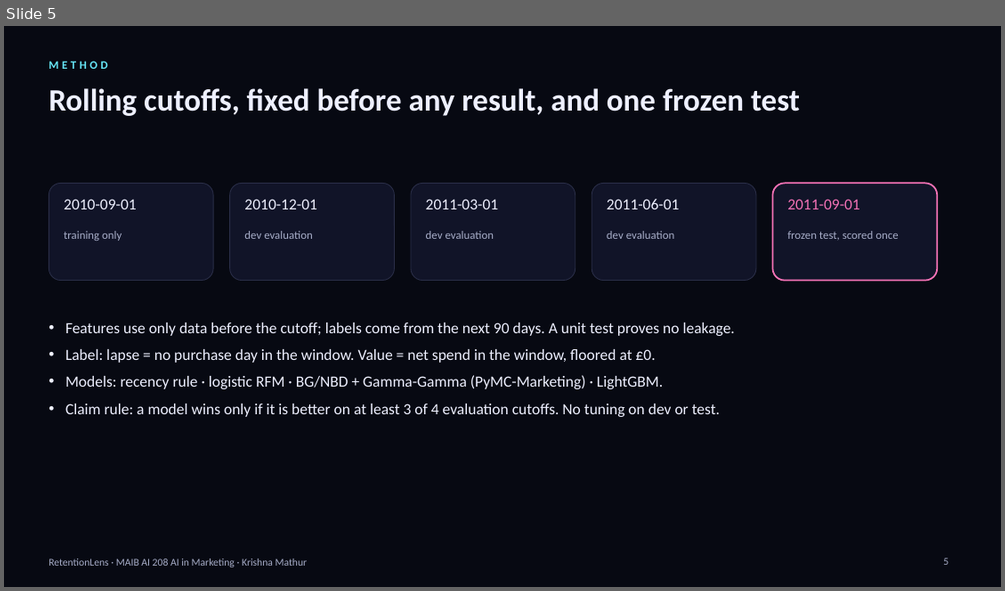
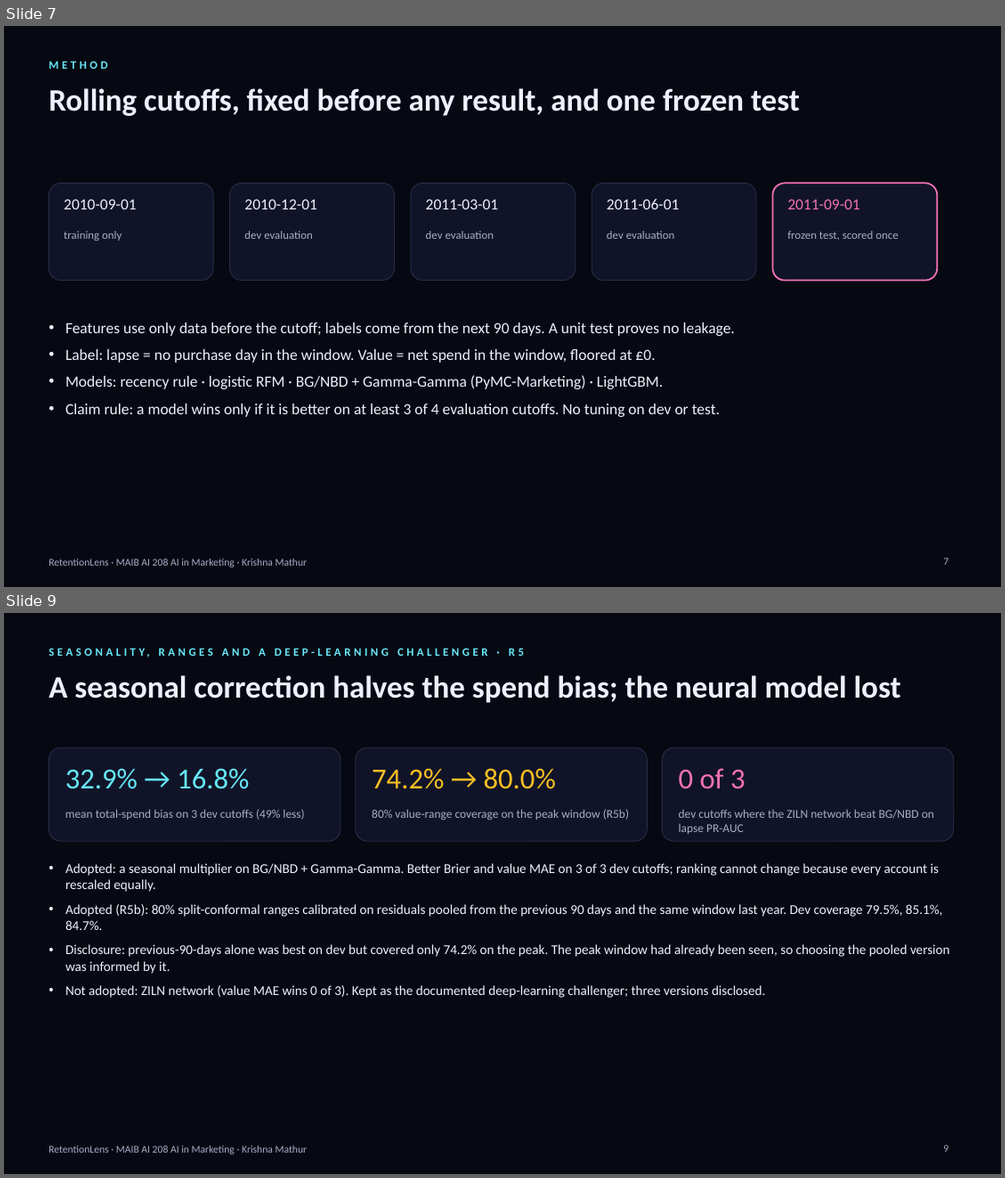
Before and after one commit to krish2105/Retention-Lens-AI-in-Marketing-, a slide deck: submissions/RetentionLens_Presentation.pptx. Shown one above the other, each under a label of ours: slide 5 before the commit, slides 7 and 9 after it; the slides between them are not shown. The pictures are 1005x591 and 1005x1178 pixels, drawn with LibreOffice and Linux fonts; fonts in the diff are those of the drawing. Boxes give left, top, right and bottom in pixels: in the first picture for what was removed or moved away, otherwise in the second. Text is boxed around its words. In the diff, an @@ line names an element or a change of style, - is before the commit and + after.

```diff
--- a/submissions/RetentionLens_Presentation.pptx
+++ b/submissions/RetentionLens_Presentation.pptx
@@ slide 9 added at box(4, 613, 1001, 1174), background #070912; not listed: 1 template element that a slide beside it also shows @@
@@ text added at box(66, 648, 73, 656), 11 pt, text #67E8F9, bold @@
+SEASONALITY, RANGES AND A DEEP-LEARNING CHALLENGER · R5
@@ text added at box(48, 675, 901, 703), 30 pt, text #EEF0FF, bold @@
+A seasonal correction halves the spend bias; the neural model lost
@@ rounded rectangle added at box(48, 747, 340, 841), fill #12152A at 92% opacity, outline #2A2E48 0.75 pt @@
@@ text added at box(65, 768, 249, 789), 28 pt, text #67E8F9 @@
+32.9% → 16.8%
@@ rounded rectangle added at box(356, 747, 647, 841), fill #12152A at 92% opacity, outline #2A2E48 0.75 pt @@
@@ text added at box(372, 768, 556, 789), 28 pt, text #FBBF24 @@
+74.2% → 80.0%
@@ rounded rectangle added at box(662, 747, 954, 841), fill #12152A at 92% opacity, outline #2A2E48 0.75 pt @@
@@ text added at box(679, 768, 745, 789), 28 pt, text #F472B6 @@
+0 of 3
@@ text added at box(65, 809, 304, 819), 11.5 pt, text #A7ADC8 @@
+mean total-spend bias on 3 dev cutoffs (49% less)
@@ text added at box(372, 809, 629, 820), 11.5 pt, text #A7ADC8 @@
+80% value-range coverage on the peak window (R5b)
@@ text added at box(679, 809, 934, 834), 11.5 pt, text #A7ADC8 @@
+dev cutoffs where the ZILN network beat BG/NBD on lapse PR-AUC
@@ text added at box(65, 863, 950, 997), 13 pt, text #EEF0FF @@
+• Adopted: a seasonal multiplier on BG/NBD + Gamma-Gamma. Better Brier and value MAE on 3 of 3 dev cutoffs; ranking cannot change because every account is rescaled equally.
+• Adopted (R5b): 80% split-conformal ranges calibrated on residuals pooled from the previous 90 days and the same window last year. Dev coverage 79.5%, 85.1%, 84.7%.
+• Disclosure: previous-90-days alone was best on dev but covered only 74.2% on the peak. The peak window had already been seen, so choosing the pooled version was informed by it.
+• Not adopted: ZILN network (value MAE wins 0 of 3). Kept as the documented deep-learning challenger; three versions disclosed.
@@ page number added at box(943, 1144, 948, 1151), 10 pt, text #A7ADC8 @@
+9
@@ what was slide 5 is now slide 7 @@
@@ page number at box(943, 557, 948, 564): text changed @@
-5
+7
```
Also in this commit, not shown: 7 slides changed, 5 other slides added, 2 slides removed, 35 other files.
